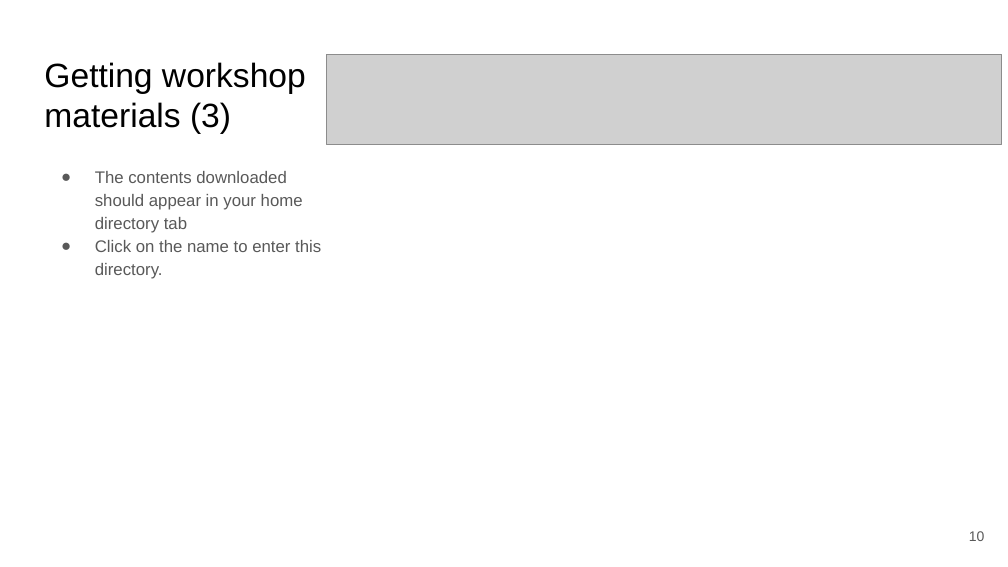
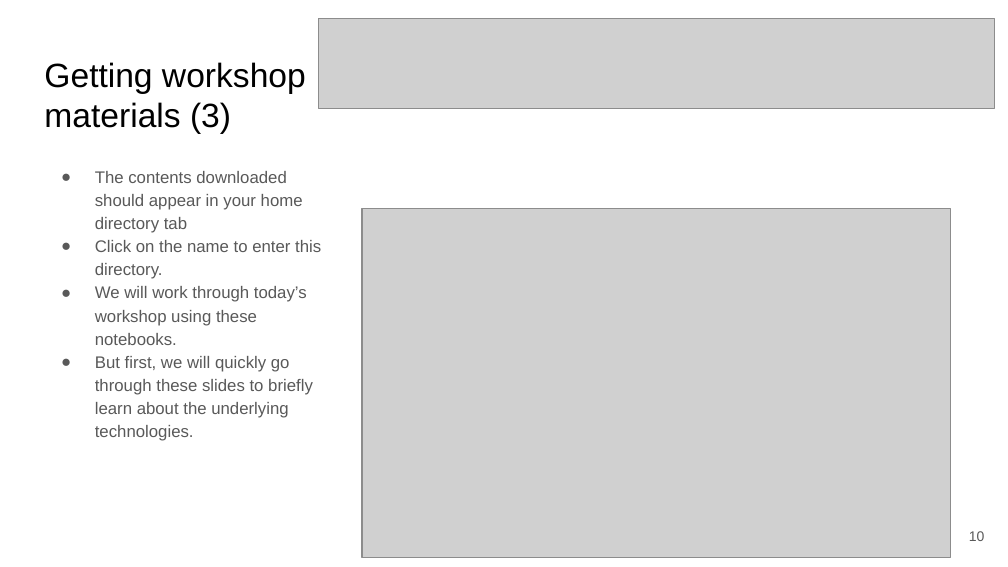
Before and after one commit to clemsonciti/workshop-python-intro-to-spark, a slide deck: slide 10 of Getting_started.pptx. Drawn at 1008x567 pixels with LibreOffice and Linux fonts; fonts in the diff are those of the drawing; grey boxes stand for pictures. Boxes give left, top, right and bottom in pixels: in the first picture for what was removed or moved away, otherwise in the second. Text is boxed around its words. In the diff, an @@ line names an element or a change of style, - is before the commit and + after.

```diff
--- a/Getting_started.pptx
+++ b/Getting_started.pptx
@@ picture: place and size @@
-picture at <box>327,54,1003,145</box>
+picture at <box>319,18,995,109</box>
@@ picture added at <box>362,209,951,557</box> @@
@@ text at <box>95,286,313,441</box>: paragraphs added @@
+● We will work through today’s workshop using these notebooks.
+● But first, we will quickly go through these slides to briefly learn about the underlying technologies.
```
Also in this commit, not shown: 2 other slides changed, 15 slides added, 29 slides removed.
